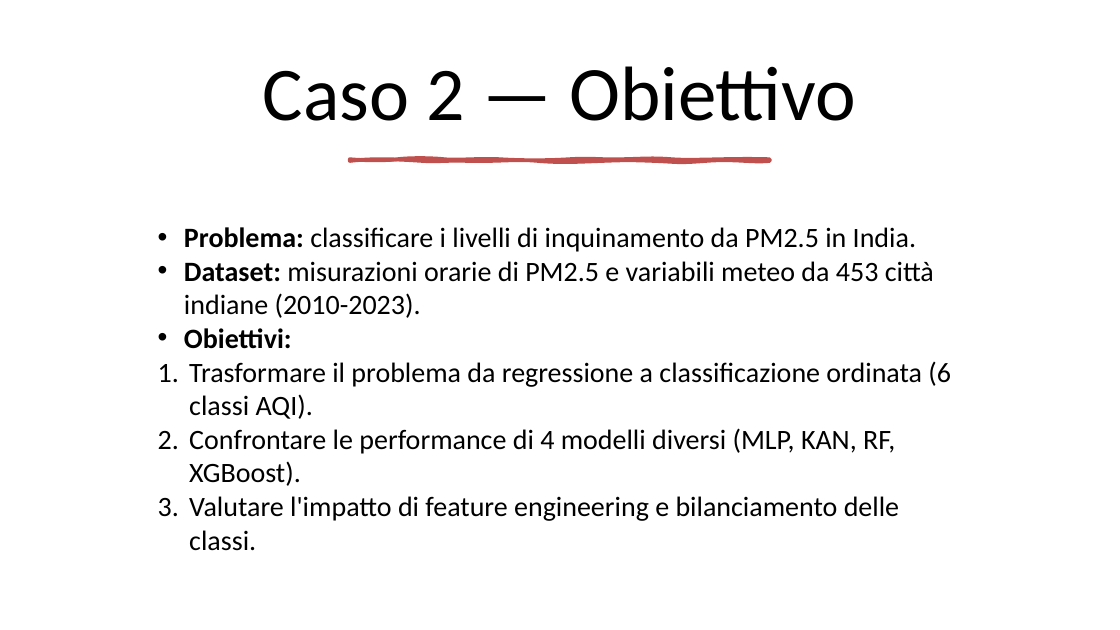
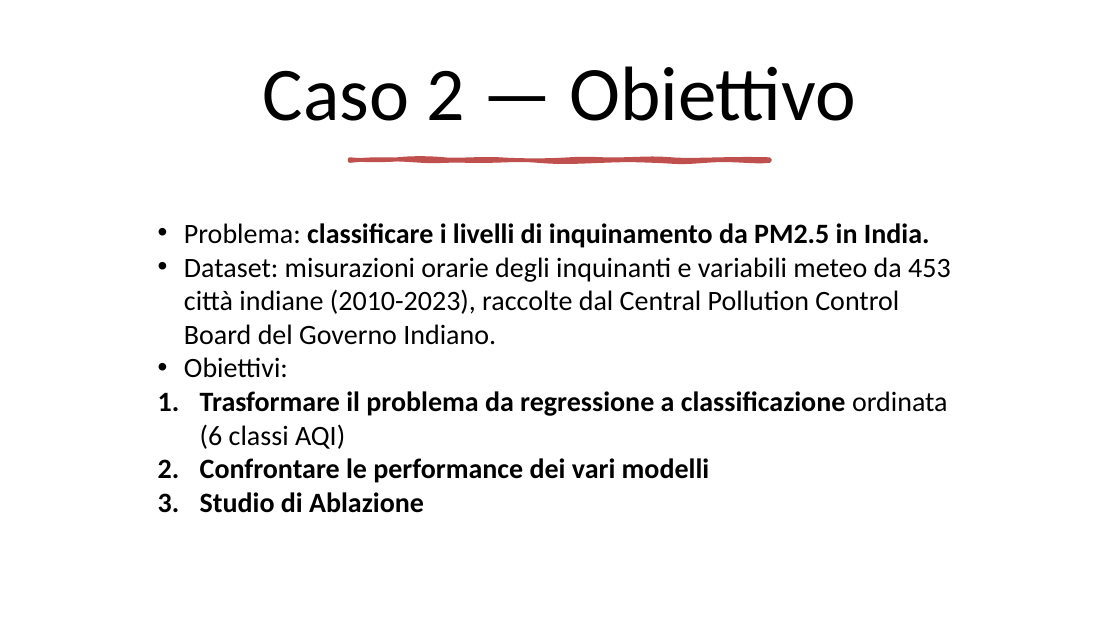
Before and after one commit to mtomas03/Thesis_Paper, a slide deck: slide 14 of Presentation.pptx (slide 18 before the commit). Drawn at 1120x630 pixels with LibreOffice and Linux fonts; fonts in the diff are those of the drawing. Boxes give left, top, right and bottom in pixels: in the first picture for what was removed or moved away, otherwise in the second. Text is boxed around its words. In the diff, an @@ line names an element or a change of style, - is before the commit and + after.

```diff
--- a/Presentation.pptx
+++ b/Presentation.pptx
@@ text at bbox=[184, 223, 930, 378]: bold off in "Problema:", "Obiettivi:"; bold on in "classificare i livelli di inquinamento da PM2.5 ..." @@
@@ text at bbox=[184, 257, 951, 345]: text changed @@
-• Dataset: misurazioni orarie di PM2.5 e variabili meteo da 453 città indiane (2010-2023).
+• Dataset: misurazioni orarie degli inquinanti e variabili meteo da 453 città indiane (2010-2023), raccolte dal Central Pollution Control Board del Governo Indiano.
@@ text at bbox=[200, 391, 948, 513]: text changed; bold on @@
-1. Trasformare il problema da regressione a classificazione ordinata (6 classi AQI).
-2. Confrontare le performance di 4 modelli diversi (MLP, KAN, RF, XGBoost).
-3. Valutare l'impatto di feature engineering e bilanciamento delle classi.
+1. Trasformare il problema da regressione a classificazione ordinata (6 classi AQI)
+2. Confrontare le performance dei vari modelli
+3. Studio di Ablazione
```
Also in this commit, not shown: 16 other slides changed, 4 slides removed, 1 other file.
